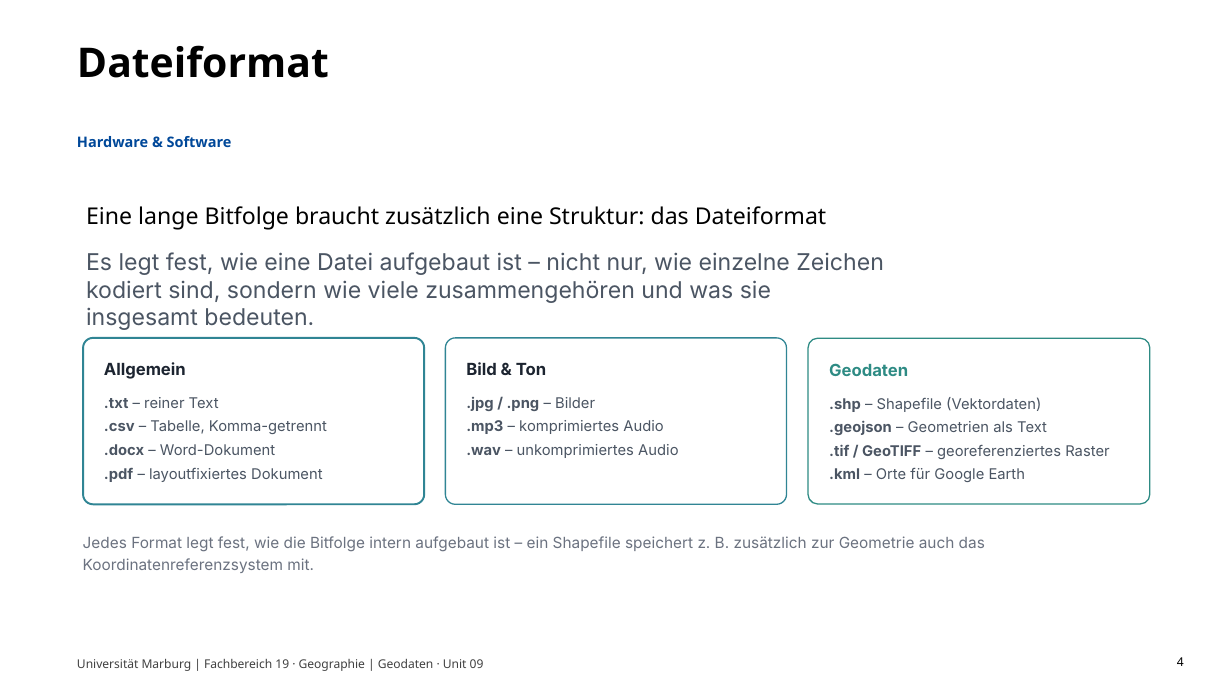
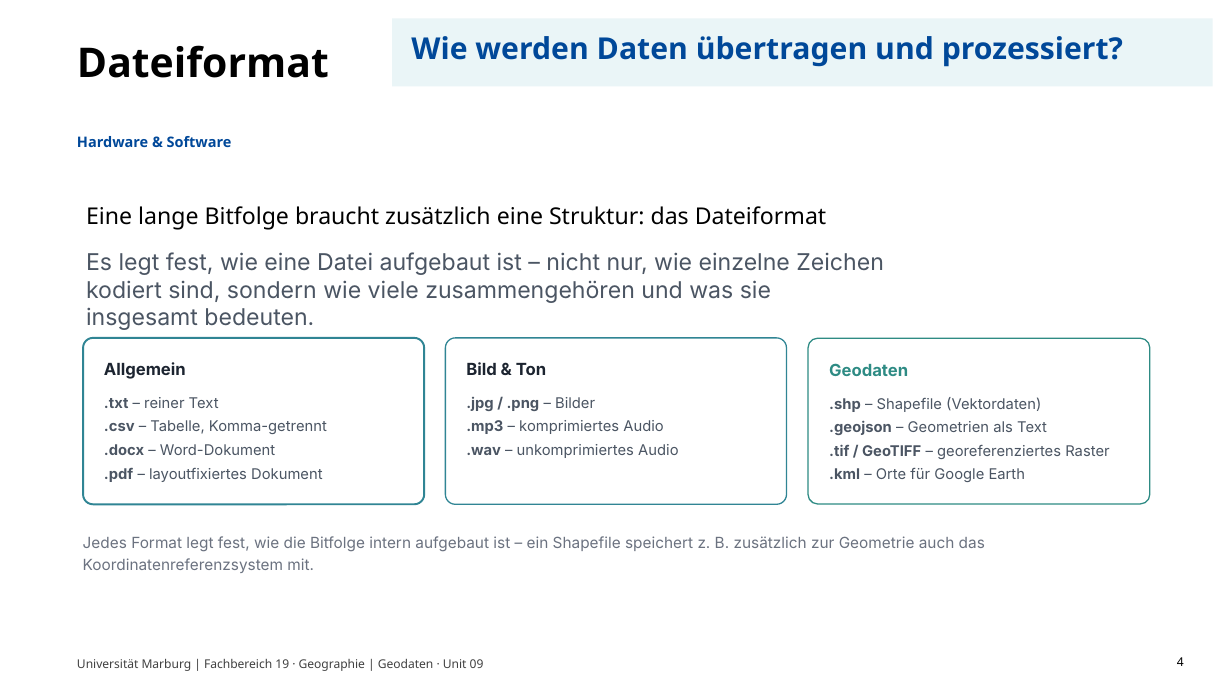
Before and after one commit to GeoMOER/moer-bsc-geodaten, a slide deck: slide 13 of docs/slides/unit00_praesenz.pptx (slide 9 before the commit). Drawn at 1232x693 pixels with LibreOffice and Linux fonts; fonts in the diff are those of the drawing. Boxes give left, top, right and bottom in pixels: in the first picture for what was removed or moved away, otherwise in the second. Text is boxed around its words. In the diff, an @@ line names an element or a change of style, - is before the commit and + after.

```diff
--- a/docs/slides/unit00_praesenz.pptx
+++ b/docs/slides/unit00_praesenz.pptx
@@ rectangle added at [392,18,1213,87], fill #EAF5F7 @@
@@ text added at [411,36,1123,67], 23.5 pt, text #004899, bold @@
+Wie werden Daten übertragen und prozessiert?
```
Also in this commit, not shown: 5 other slides changed, 12 slides added, 30 slides removed, 6 other files.
